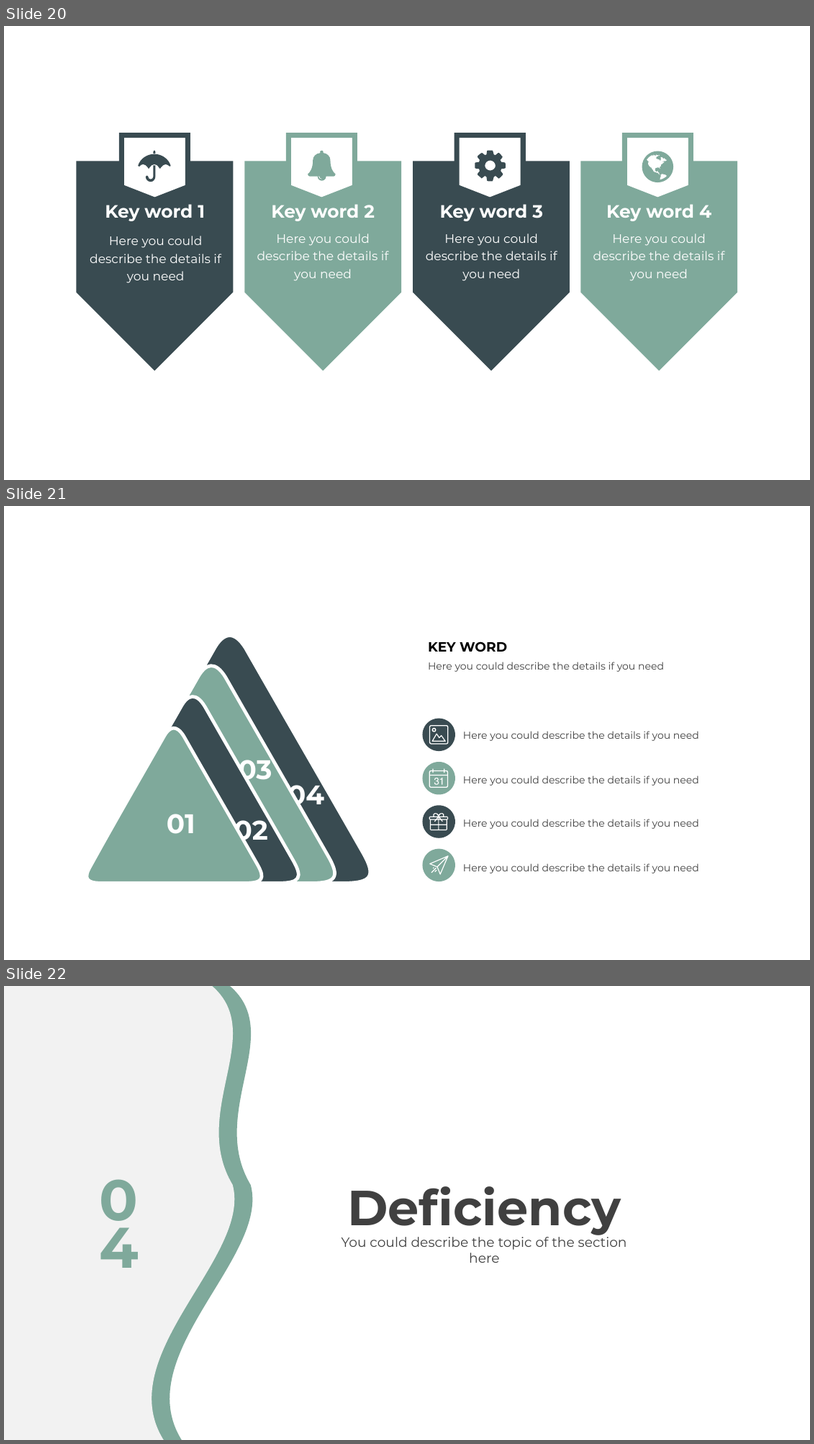
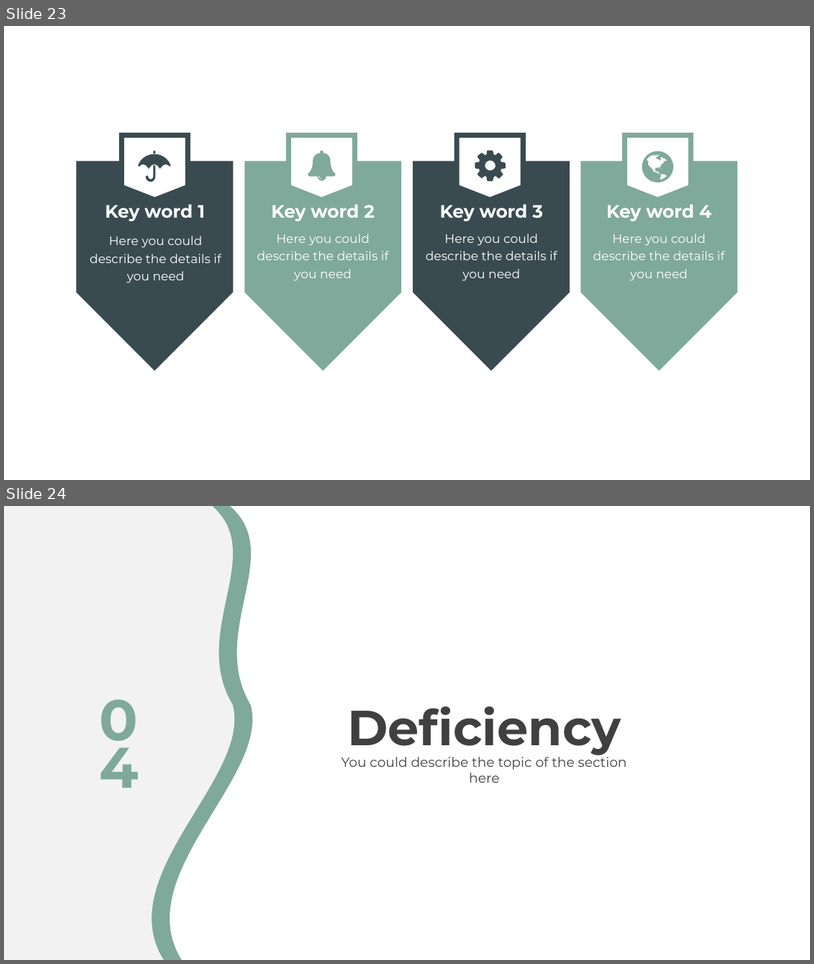
Before and after one commit to hu357159/AWS-architecture-Staging-Deployment, a slide deck: 3223.pptx. Shown one above the other, each under a label of ours: slides 20, 21 and 22 before the commit, slides 23 and 24 after it. The pictures are 814x1444 and 814x964 pixels, drawn with LibreOffice and Linux fonts; fonts in the diff are those of the drawing. Boxes give left, top, right and bottom in pixels: in the first picture for what was removed or moved away, otherwise in the second. Text is boxed around its words. In the diff, an @@ line names an element or a change of style, - is before the commit and + after.

```diff
--- a/3223.pptx
+++ b/3223.pptx
@@ slide 21 removed at (4, 506, 810, 960), background #FFFFFF @@
@@ freeform shape removed at (85, 630, 376, 883) @@
@@ text removed at (428, 641, 507, 652) @@
-KEY WORD
@@ freeform shape removed at (84, 661, 340, 883) @@
@@ text removed at (428, 662, 664, 672) @@
-Here you could describe the details if you need
@@ freeform shape removed at (84, 692, 304, 883) @@
@@ ellipse removed at (422, 718, 455, 751) @@
@@ freeform shape removed at (83, 725, 265, 883) @@
@@ freeform shape removed at (430, 726, 449, 745) @@
@@ text removed at (463, 731, 700, 741) @@
-Here you could describe the details if you need
@@ text removed at (239, 753, 273, 786) @@
-03
@@ ellipse removed at (422, 762, 455, 795) @@
@@ text removed at (288, 778, 324, 811) @@
-04
@@ freeform shape removed at (429, 768, 448, 788) @@
@@ text removed at (463, 775, 700, 785) @@
-Here you could describe the details if you need
@@ ellipse removed at (422, 806, 455, 838) @@
@@ text removed at (167, 813, 196, 834) @@
-01
@@ text removed at (234, 813, 268, 847) @@
-02
@@ freeform shape removed at (429, 813, 448, 829) @@
@@ text removed at (463, 818, 700, 829) @@
-Here you could describe the details if you need
@@ ellipse removed at (422, 849, 455, 882) @@
@@ freeform shape removed at (430, 855, 449, 875) @@
@@ text removed at (463, 863, 700, 873) @@
-Here you could describe the details if you need
@@ what was slide 20 is now slide 23 @@
@@ what was slide 22 is now slide 24 @@
```
Also in this commit, not shown: 1 slide changed, 3 slides added, 1 other file.
